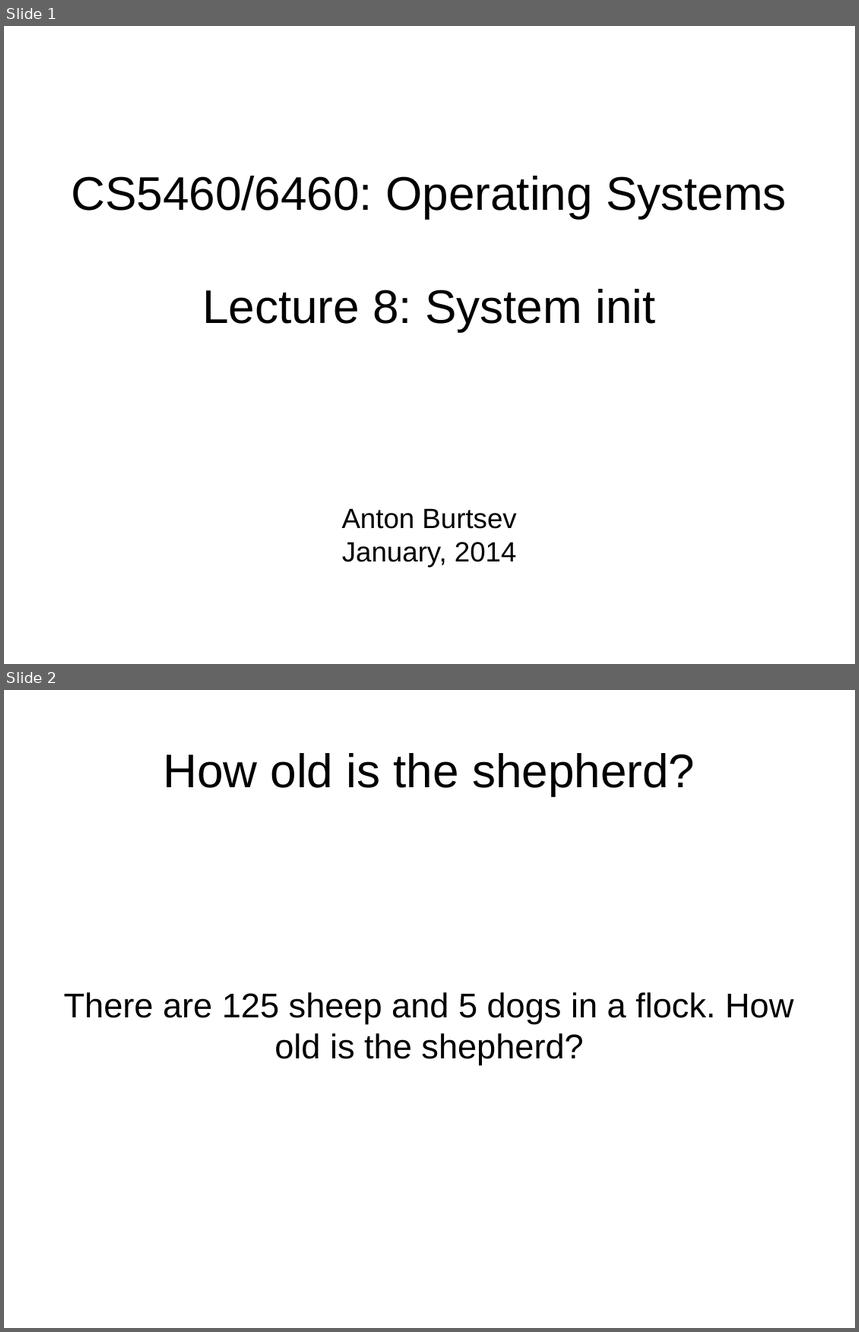
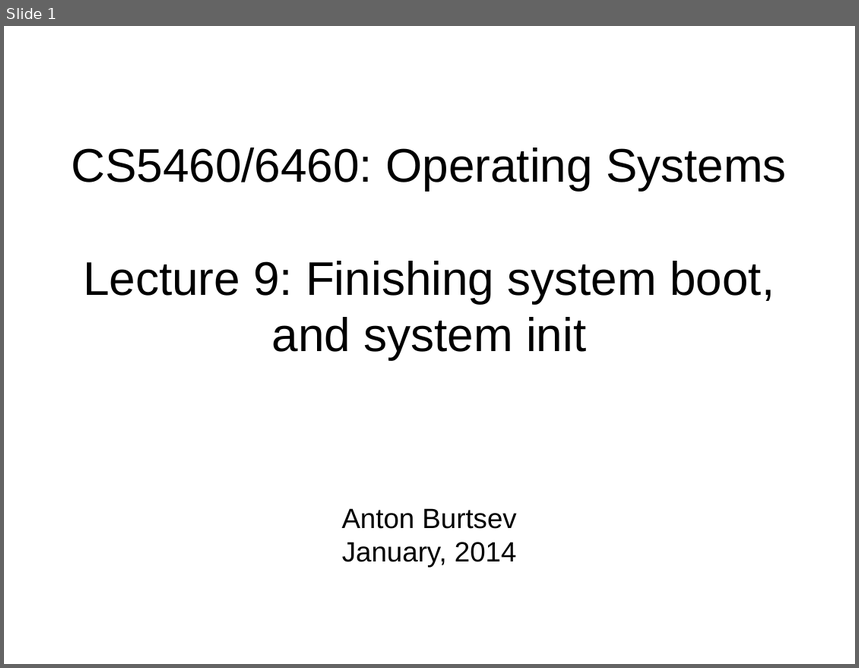
Before and after one commit to antonburtsev/cs5460, a slide deck: lectures/lecture09-kernel-init/lecture09-kernel-init.odp. Shown one above the other, each under a label of ours: slides 1 and 2 before the commit, slide 1 after it. The pictures are 859x1332 and 859x668 pixels, drawn with LibreOffice and Linux fonts; fonts in the diff are those of the drawing. Boxes give left, top, right and bottom in pixels: in the first picture for what was removed or moved away, otherwise in the second. Text is boxed around its words. In the diff, an @@ line names an element or a change of style, - is before the commit and + after.

Commit message:
Lecture 09 -- Finishing kernel boot

```diff
--- a/lectures/lecture09-kernel-init/lecture09-kernel-init.odp
+++ b/lectures/lecture09-kernel-init/lecture09-kernel-init.odp
@@ slide 2 removed at [4, 690, 855, 1328], background #FFFFFF @@
@@ title removed at [163, 753, 695, 796] @@
-How old is the shepherd?
@@ subtitle removed at [64, 992, 794, 1065] @@
-There are 125 sheep and 5 dogs in a flock. How old is the shepherd?
@@ slide 1 changed as well @@
@@ title at [71, 148, 787, 360]: text changed @@
-CS5460/6460: Operating Systems
-Lecture 8: System init
+CS5460/6460: Operating Systems
+Lecture 9: Finishing system boot, and system init
```
Also in this commit, not shown: 3 other slides changed, 23 slides added, 30 other slides removed, 6 other files.
